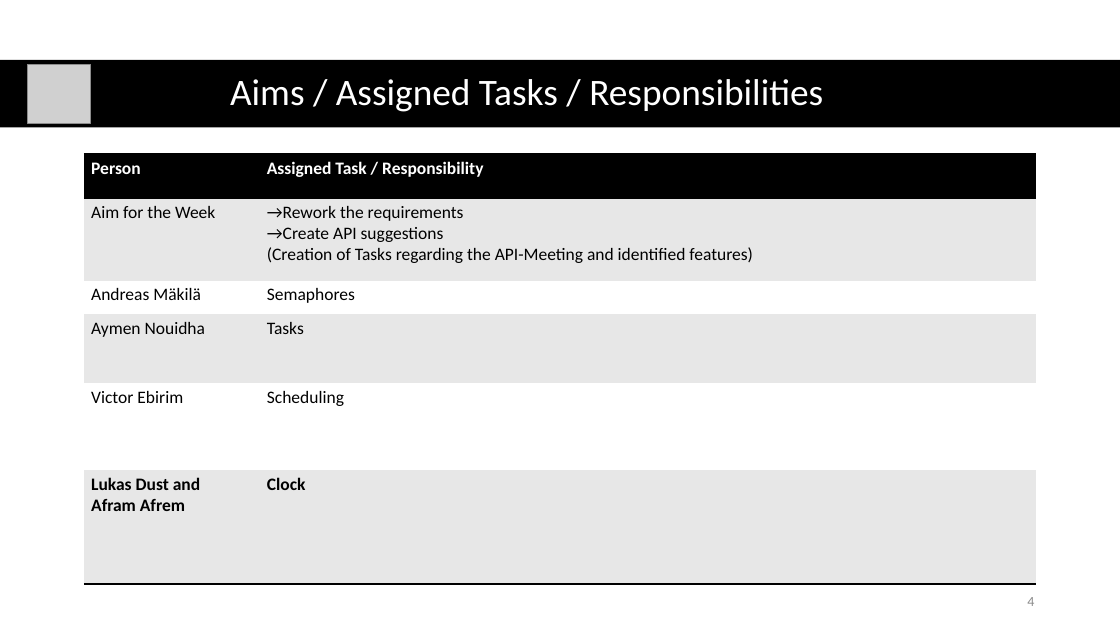
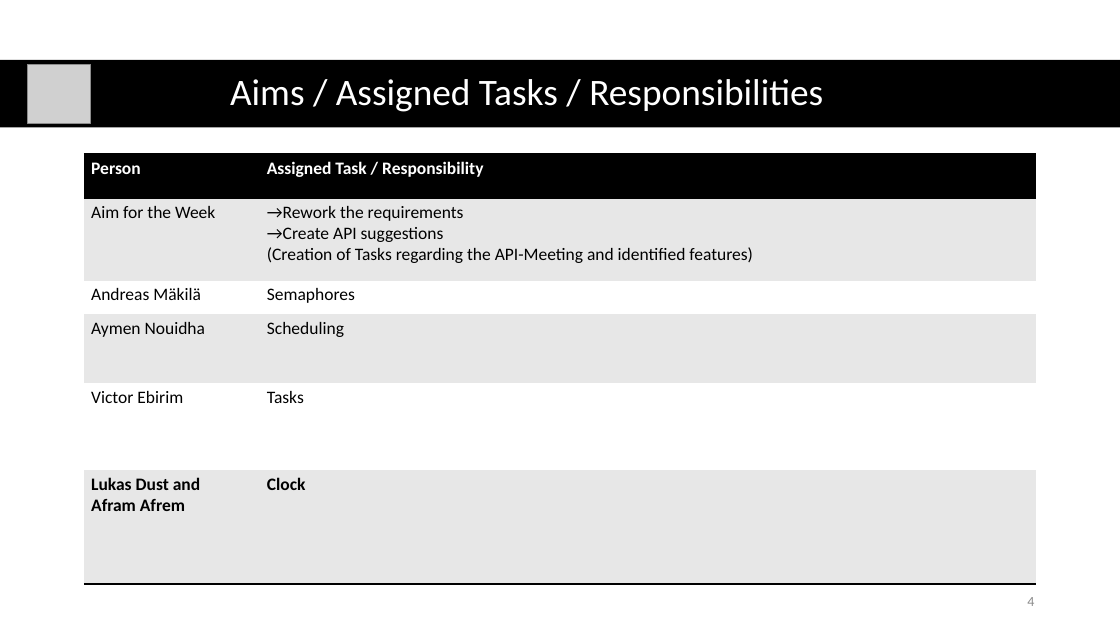
Before and after one commit to AymenNouidha/Rosa, a slide deck: slide 4 of 04_Presentations/01_Supervision_Meetings/02_Supervision_Meeting.pptx. Drawn at 1120x630 pixels with LibreOffice and Linux fonts; fonts in the diff are those of the drawing; grey boxes stand for pictures. Boxes give left, top, right and bottom in pixels: in the first picture for what was removed or moved away, otherwise in the second. Text is boxed around its words. In the diff, an @@ line names an element or a change of style, - is before the commit and + after.

```diff
--- a/04_Presentations/01_Supervision_Meetings/02_Supervision_Meeting.pptx
+++ b/04_Presentations/01_Supervision_Meetings/02_Supervision_Meeting.pptx
@@ table at (84,154,1037,584) @@
-row 4, column 2: Tasks
+row 4, column 2: Scheduling
-row 5, column 2: Scheduling
+row 5, column 2: Tasks
```
Also in this commit, not shown: 6 other slides changed, 7 slides added, 19 other files.
